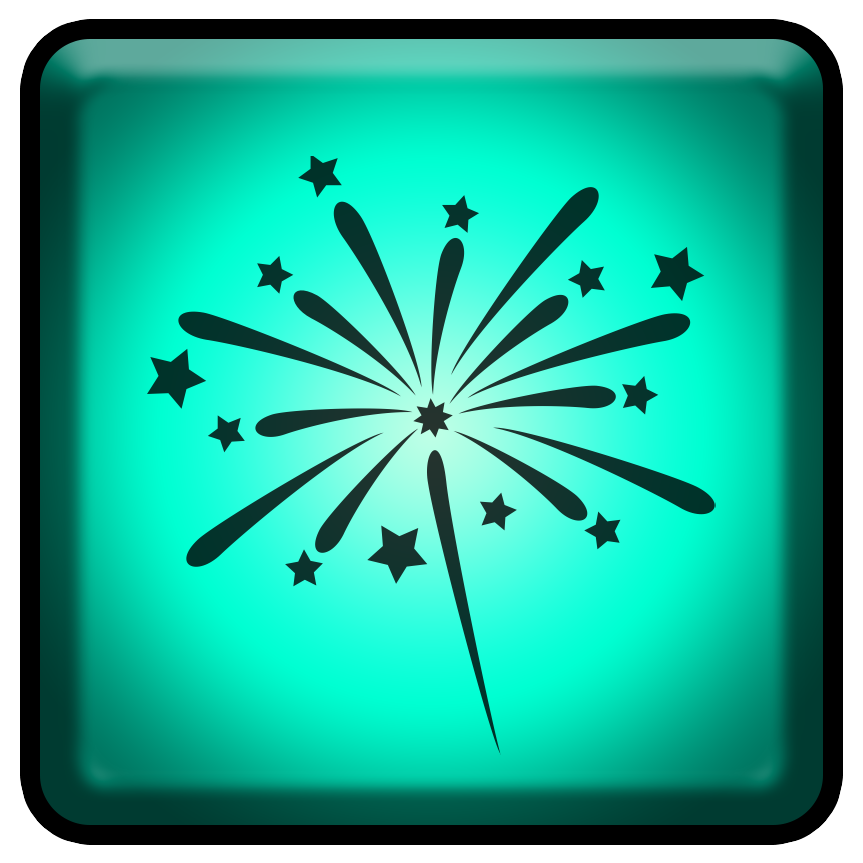
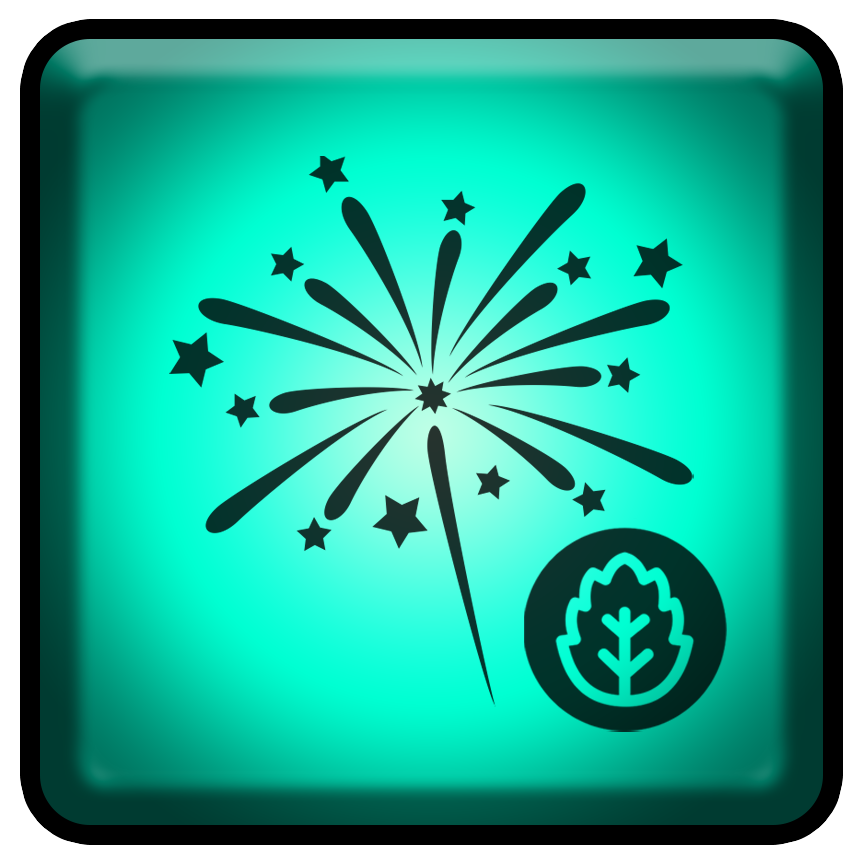
Two versions of the same layered image (863 × 863). Layer-by-layer changes:
added layer "noun-chewing-gum-6147437" (80%) above "noun-flame-burst-5441651" over [524, 518, 727, 732]
painted on "noun-flame-burst-5441651" over [147, 156, 716, 755]